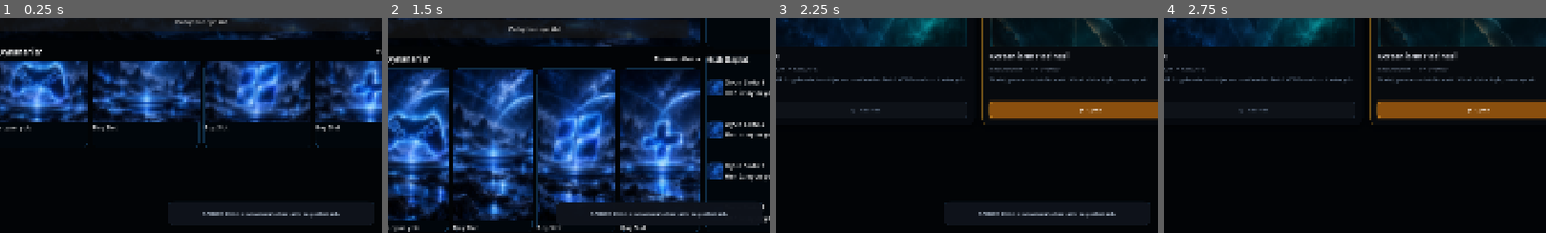
Above: before the commit, frames 1-4 (left to right).
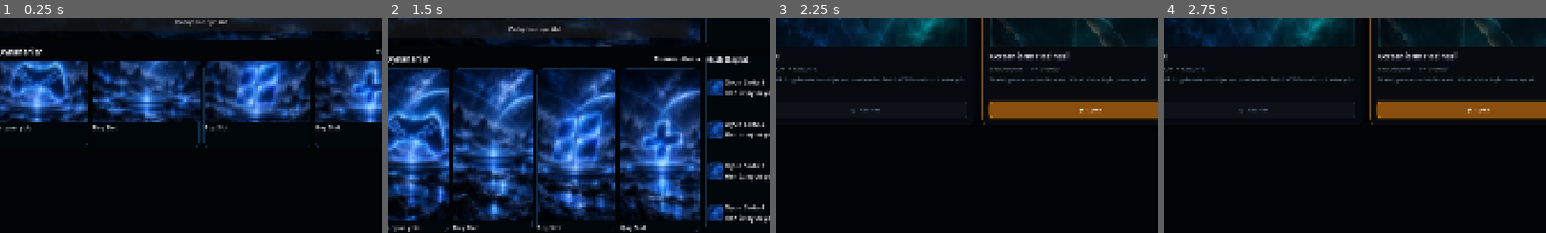
Above: after the commit, the same moments.

Repository: SerkanAydin06/Pardex
Game: Godot game, scene res://scenes/main.tscn
The game is run twice, just before and just after one commit, with the same random seed, the same clock (stepped at 60 frames per second) and the same inputs.
Inputs (mouse positions are % of the whole screen's width and height, from its top left):
- Up to frame 1 (0.25 s): no input
- Up to frame 2 (1.5 s): click (69, 5) at 0.52 s; type "12" at 0.6 s; click "⌂ Ana Sayfa" at 1.25 s
- Up to frame 3 (2.25 s): click "Kütüphane" at 2 s
- Up to frame 4 (2.75 s): no input
The pictures show only the part of the screen within x 14-64%, y 49-99%; the shares and areas given below are measured in that part.

The runs differ from the first frame. In frame 1, 0.6% of the frame differs, in the area x 44-98%, y 85-97%; in frame 2, 2.5%; in frame 3, 0.6%; in frame 4, nothing differs.

Commit message:
Use TextureFilter enum for brand logo

Diff:
--- a/scripts/ui/pardex_brand_ui.gd
+++ b/scripts/ui/pardex_brand_ui.gd
@@ -27,7 +27,7 @@
 		return
 
 	logo.texture = symbol
-	logo.texture_filter = 4
+	logo.texture_filter = CanvasItem.TEXTURE_FILTER_LINEAR_WITH_MIPMAPS
 	logo.custom_minimum_size = Vector2(56, 56)
 	logo.expand_mode = TextureRect.EXPAND_IGNORE_SIZE
 	logo.stretch_mode = TextureRect.STRETCH_KEEP_ASPECT_CENTERED
